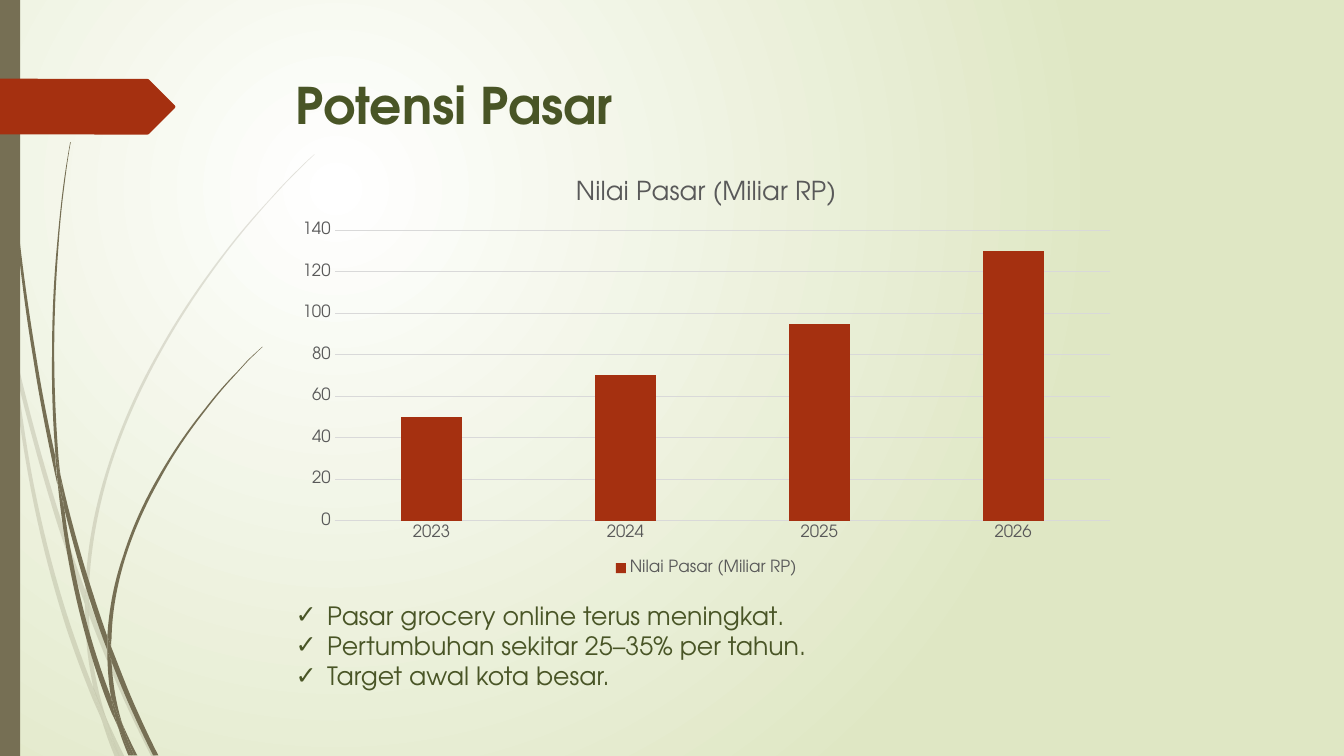
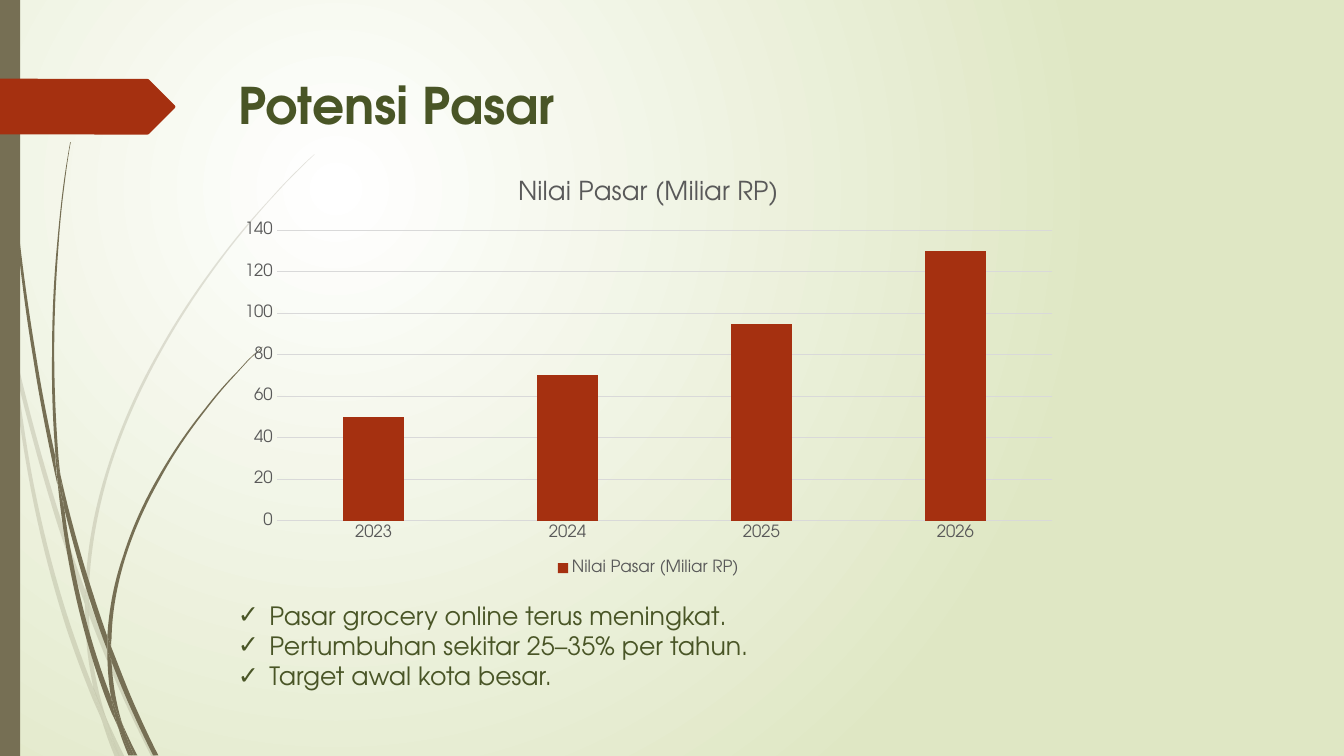
Before and after one commit to onysu/kursus, a slide deck: slide 4 of assets/files/Business-Pitch-Deck-7-Slide.pptx. Drawn at 1344x756 pixels with LibreOffice and Linux fonts; fonts in the diff are those of the drawing. Boxes give left, top, right and bottom in pixels: in the first picture for what was removed or moved away, otherwise in the second. Text is boxed around its words. In the diff, an @@ line names an element or a change of style, - is before the commit and + after.

```diff
--- a/assets/files/Business-Pitch-Deck-7-Slide.pptx
+++ b/assets/files/Business-Pitch-Deck-7-Slide.pptx
@@ 1 title, 1 column chart, 1 text: place and size @@
-1 title, 1 column chart, 1 text at [286,85,1127,691]
+1 title, 1 column chart, 1 text at [228,85,1069,691]
```
Also in this commit, not shown: 5 other slides changed, 1 other file.
